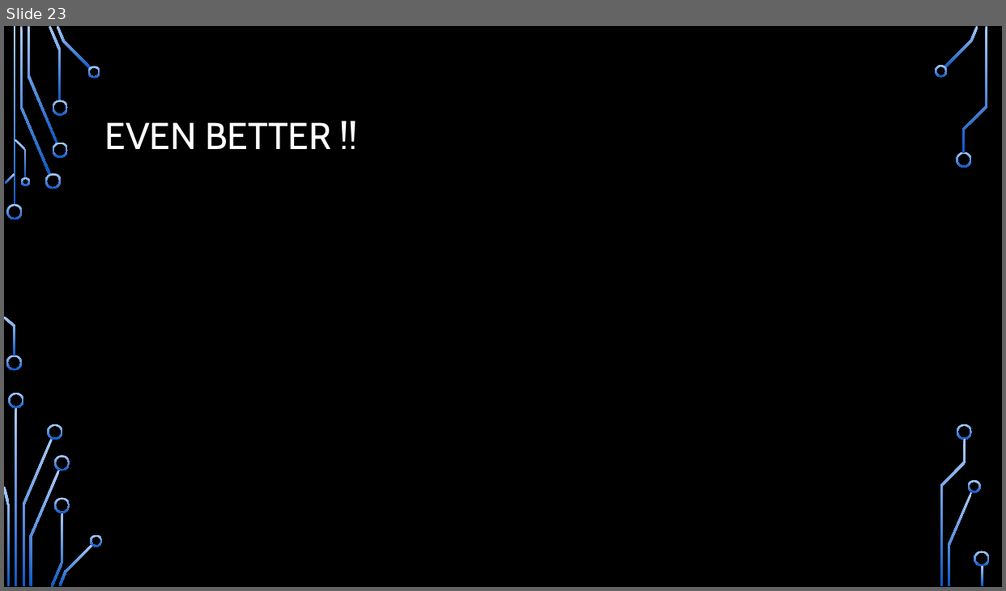
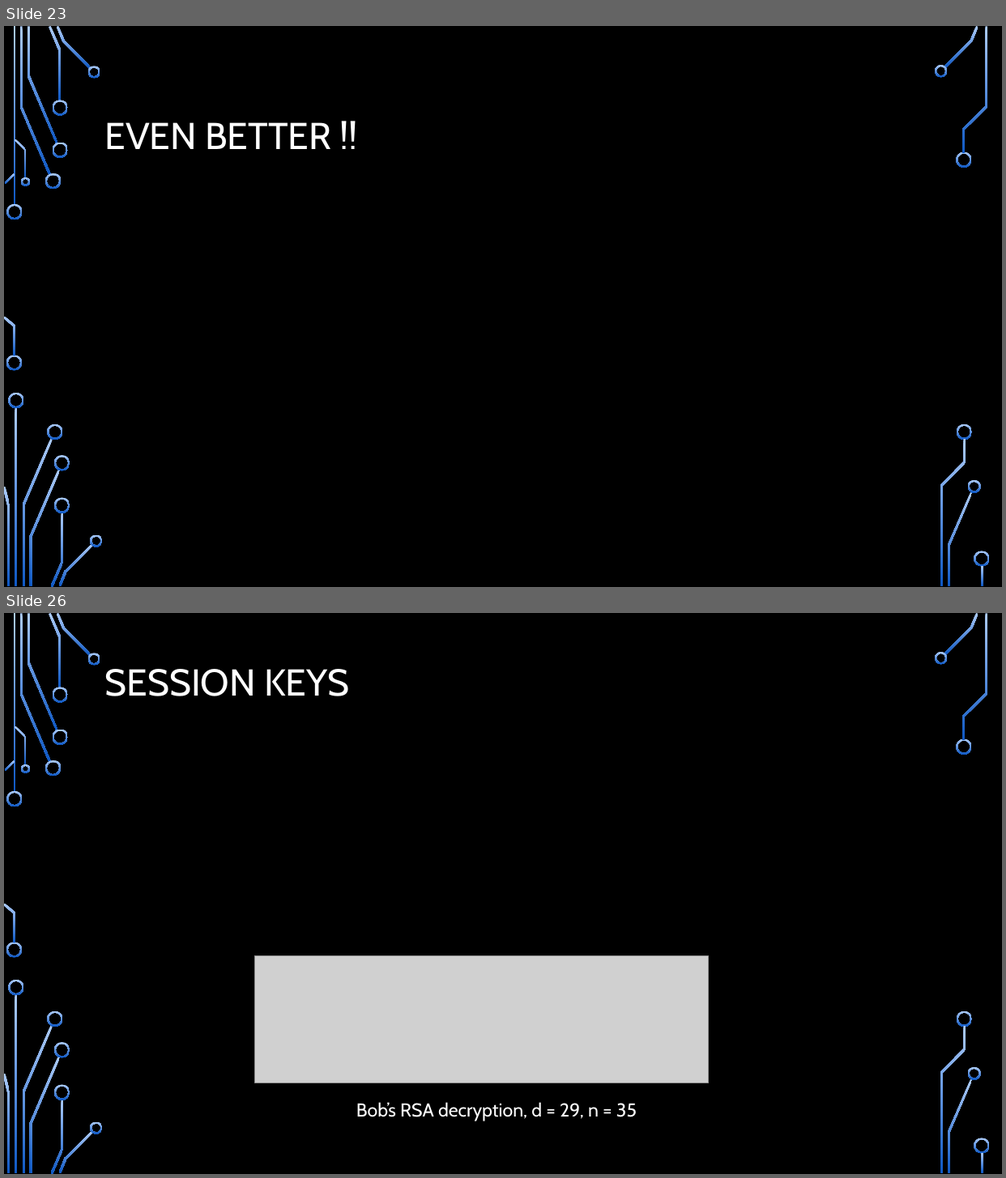
Before and after one commit to CDsonji/NET-Seminar, a slide deck: TLS.pptx. Shown one above the other, each under a label of ours: slide 23 before the commit, slides 23 and 26 after it; the slides between them are not shown. The pictures are 1006x591 and 1006x1178 pixels, drawn with LibreOffice and Linux fonts; fonts in the diff are those of the drawing; grey boxes stand for pictures; background and template pictures are left out. Boxes give left, top, right and bottom in pixels: in the first picture for what was removed or moved away, otherwise in the second. Text is boxed around its words. In the diff, an @@ line names an element or a change of style, - is before the commit and + after.

```diff
--- a/TLS.pptx
+++ b/TLS.pptx
@@ slide 26 added at (x1=4, y1=613, x2=1002, y2=1174), background picture (left out); not listed: 36 template elements that a slide beside it also shows @@
@@ title added at (x1=105, y1=669, x2=349, y2=696), 36 pt, text #FFFFFF @@
+SESSION KEYS
@@ picture added at (x1=254, y1=956, x2=709, y2=1083) @@
@@ text added at (x1=356, y1=1102, x2=637, y2=1122), 18 pt, text #FFFFFF @@
+Bob’s RSA decryption, d = 29, n = 35
```
Also in this commit, not shown: 6 other slides added.
